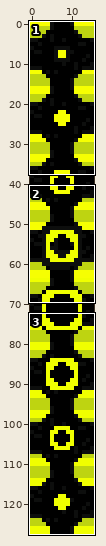
Two versions of one sprite sheet, textures/blocks/sculk_catalyst_top_bloom.png. The first picture is a wide view before the edit; the outline marks the close-up.
Close-up. Earlier state:
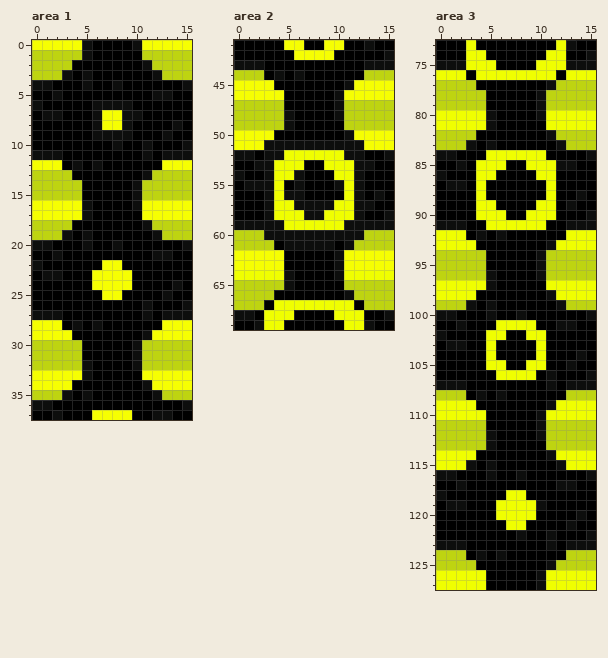
The file is 16x128 pixels. Shown: area 1: x 0..15, y 0..37; area 2: x 0..15, y 41..69; area 3: x 0..15, y 73..127.
Once edited:
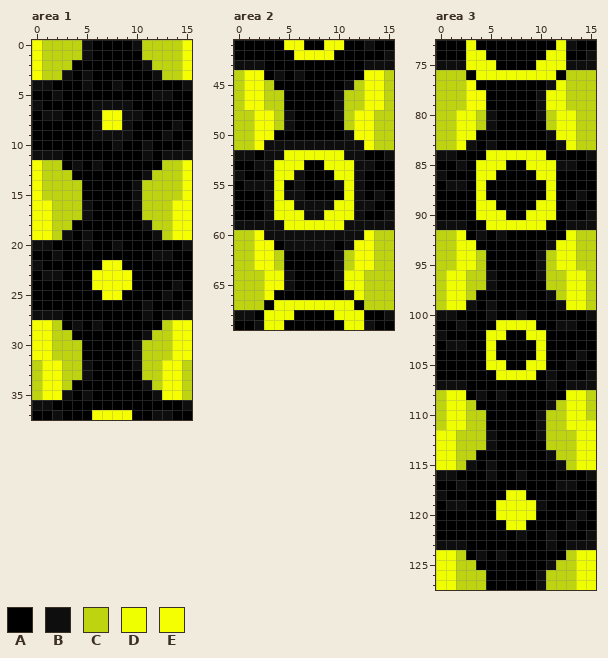
Palette (. is transparent): A #000000  B #0d0e0d  C #bed411  D #f0ff00  E #f6ff02
Change:
Changed rows in their new state; - is an unchanged pixel.
Area 1:
first column x 0:
 0 -CCCC------CCCC-
 1 E--------------E
 2 E--------------E
 3 E--------------E
first column x 0:
12 -CC----------CC-
13 E--------------E
14 E--------------E
15 E--------------E
16 --CCC------CCC--
17 --CCC------CCC--
18 EE------------EE
19 EE------------EE
first column x 0:
28 --C----------C--
29 --CC--------CC--
30 EE------------EE
31 EE------------EE
32 -EE----------EE-
33 C--CC------CC--C
34 C--C--------C--C
35 -EE----------EE-
Area 2:
first column x 0:
44 -EE----------EE-
45 C--C--------C--C
46 C--CC------CC--C
47 -EE----------EE-
48 --EE--------EE--
49 --EE--------EE--
50 CC------------CC
51 CC------------CC
first column x 0:
60 --E----------E--
61 --EE--------EE--
62 CC--C------C--CC
63 CC--C------C--CC
64 CCC----------CCC
65 ---EE------DD---
66 ---E--------D---
Area 3:
first column x 0:
 76 CCC----------CCC
 77 ---E--------D---
 78 ---EE------DD---
 79 ---EE------DD---
 80 CC--C------C--CC
 81 CC--C------C--CC
 82 --DD--------DD--
 83 --D----------D--
first column x 0:
 92 CC------------CC
 93 CC------------CC
 94 --DD--------DD--
 95 --DD--------DD--
 96 -DD----------DD-
 97 C--CC------CC--C
 98 C--C--------C--C
 99 -DD----------DD-
first column x 0:
108 -DD----------DD-
109 C--C--------C--C
110 C--CC------CC--C
111 -DD----------DDD
112 DD------------DD
113 DD------------DD
114 --CC--------CC--
115 --C----------C--
first column x 0:
124 DD------------DD
125 DD------------DD
126 --CCC------CCC--
127 --CCC------CCC--
